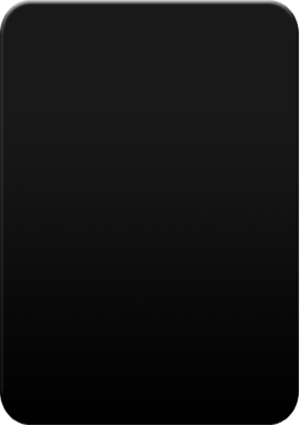
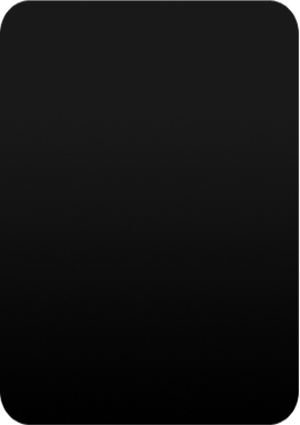
Layered file, before and after one edit (w=300, h=425). Changes by layer:
pixels changed over [0, 0, 300, 425] (layer not identified)
